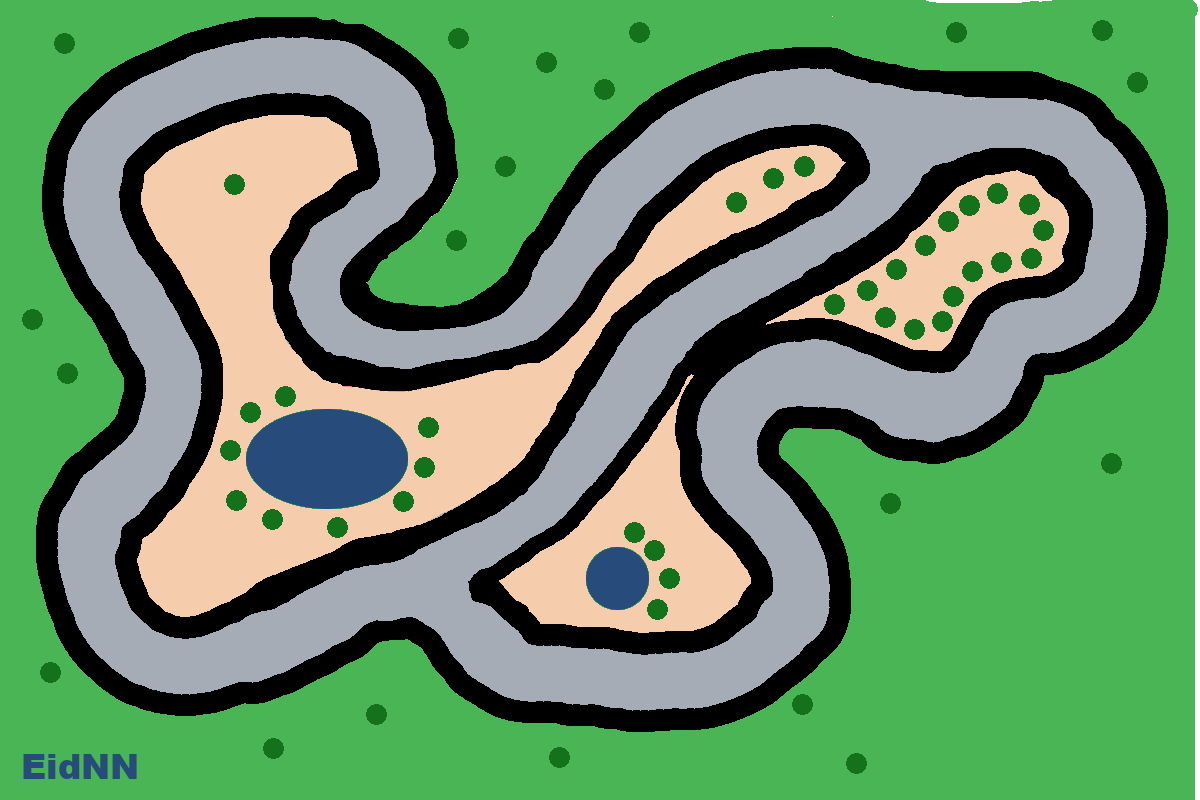
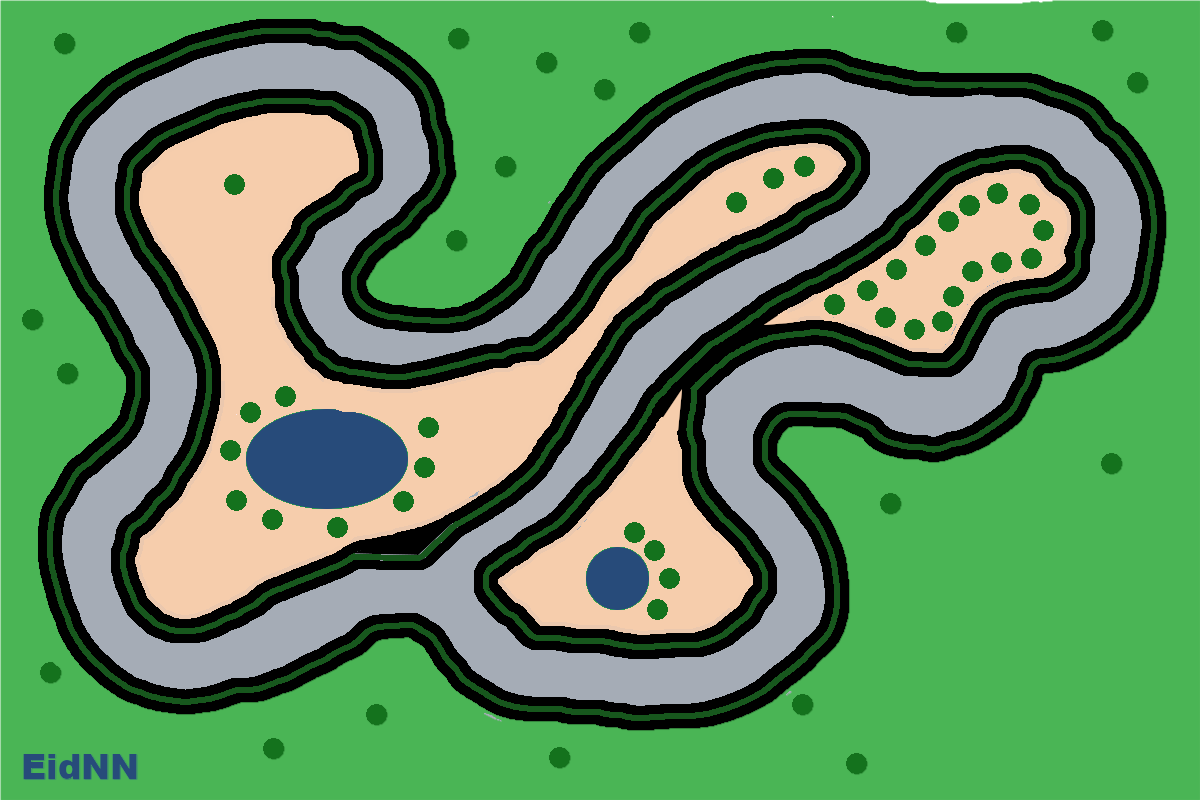
The second 1200 x 800 image is a revision of the first. Changes to its layers:
removed layer "EidNN" over (23, 754, 137, 779)
removed layer "Layer" over (0, 0, 1198, 774)
renamed "Background" to "track2.png", painted on it over (0, 0, 1200, 800)
